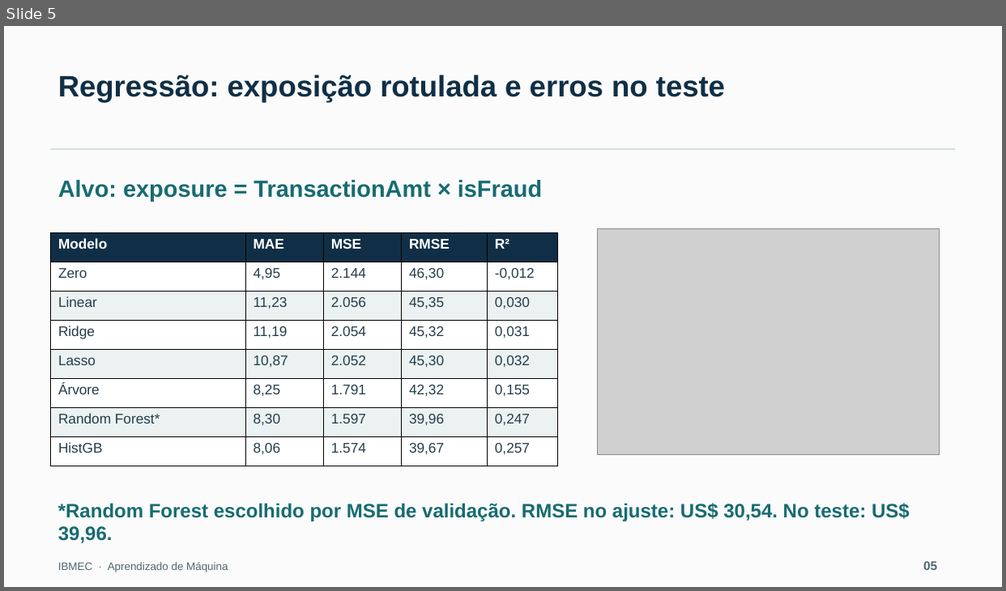
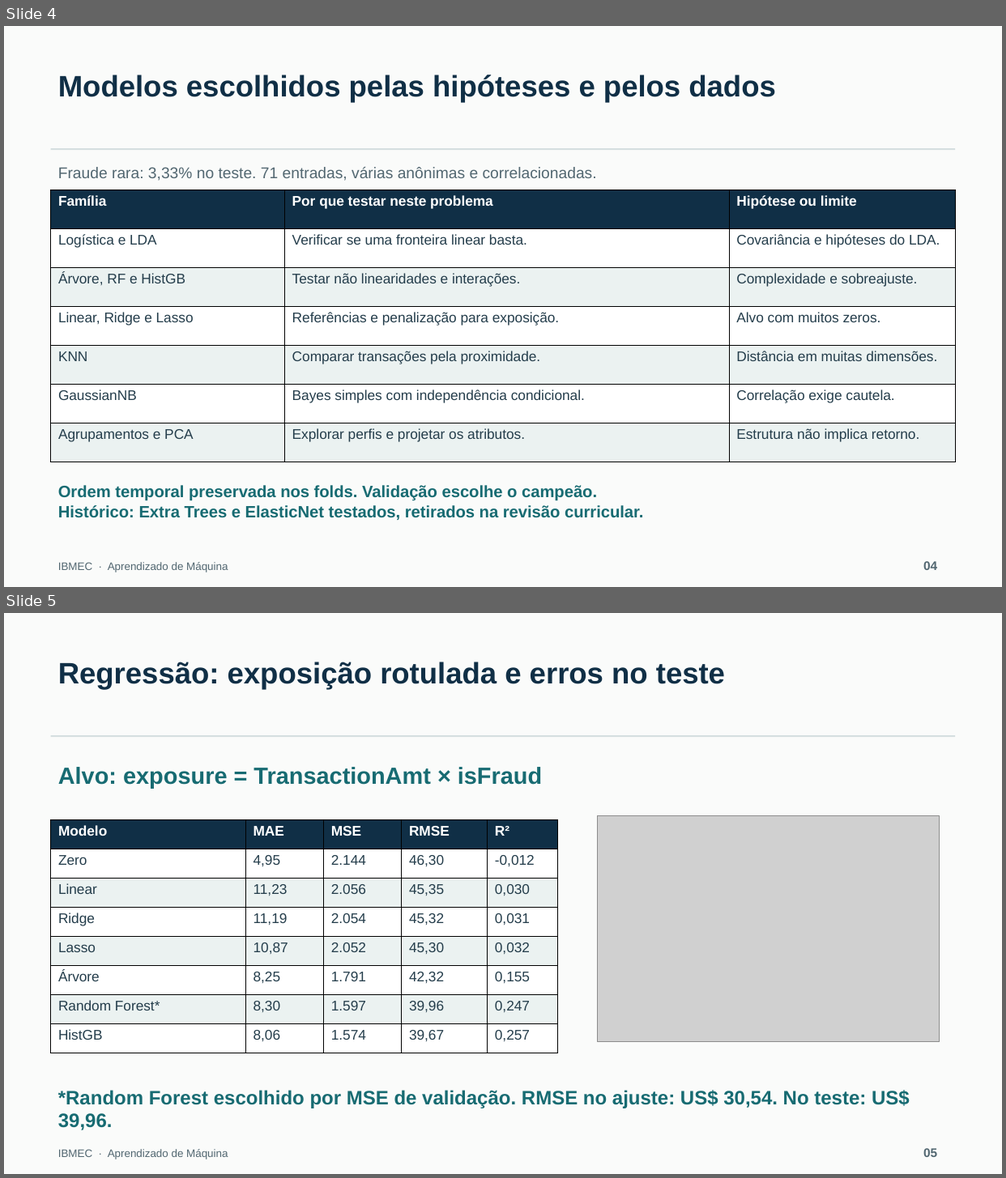
Before and after one commit to joao-castroo/deteccao-fraudes-ml-ibmec, a slide deck: deliverables/apresentacao_Fraude.pptx. Shown one above the other, each under a label of ours: slide 5 before the commit, slides 4 and 5 after it. The pictures are 1006x591 and 1006x1178 pixels, drawn with LibreOffice and Linux fonts; fonts in the diff are those of the drawing; grey boxes stand for pictures. Boxes give left, top, right and bottom in pixels: in the first picture for what was removed or moved away, otherwise in the second. Text is boxed around its words. In the diff, an @@ line names an element or a change of style, - is before the commit and + after.

Commit message:
Reorienta justificativa dos modelos para hipóteses e adequação aos dados

```diff
--- a/deliverables/apresentacao_Fraude.pptx
+++ b/deliverables/apresentacao_Fraude.pptx
@@ slide 4 added at (x1=4, y1=26, x2=1002, y2=587), background #FAFBFA @@
@@ text added at (x1=58, y1=75, x2=776, y2=102), 28.5 pt, text #102F46, bold @@
+Modelos escolhidos pelas hipóteses e pelos dados
@@ rectangle added at (x1=50, y1=149, x2=955, y2=150), fill #D5DFE0 @@
@@ text added at (x1=58, y1=167, x2=597, y2=181), 15 pt, text #526771 @@
+Fraude rara: 3,33% no teste. 71 entradas, várias anônimas e correlacionadas.
@@ table added at (x1=50, y1=190, x2=955, y2=463), 7 rows, 3 columns @@
+Família | Por que testar neste problema | Hipótese ou limite
+Logística e LDA | Verificar se uma fronteira linear basta. | Covariância e hipóteses do LDA.
+Árvore, RF e HistGB | Testar não linearidades e interações. | Complexidade e sobreajuste.
+Linear, Ridge e Lasso | Referências e penalização para exposição. | Alvo com muitos zeros.
+KNN | Comparar transações pela proximidade. | Distância em muitas dimensões.
+GaussianNB | Bayes simples com independência condicional. | Correlação exige cautela.
+Agrupamentos e PCA | Explorar perfis e projetar os atributos. | Estrutura não implica retorno.
@@ text added at (x1=58, y1=485, x2=644, y2=520), 15.8 pt, text #176B72, bold @@
+Ordem temporal preservada nos folds. Validação escolhe o campeão.
+Histórico: Extra Trees e ElasticNet testados, retirados na revisão curricular.
@@ text added at (x1=58, y1=562, x2=228, y2=573), 10.5 pt, text #526771 @@
+IBMEC · Aprendizado de Máquina
@@ text added at (x1=923, y1=561, x2=937, y2=570), 12 pt, text #526771, bold @@
+04
```
Also in this commit, not shown: 1 slide removed, 13 other files.
